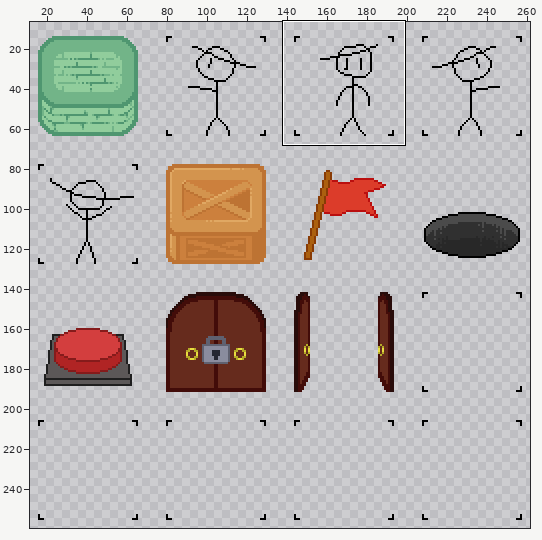
One commit to this sprite sheet: Assets/Sprites/GameMiniAssets_1.png. Above, an overview of the earlier version with the close-up marked.
Close-up. Old version:
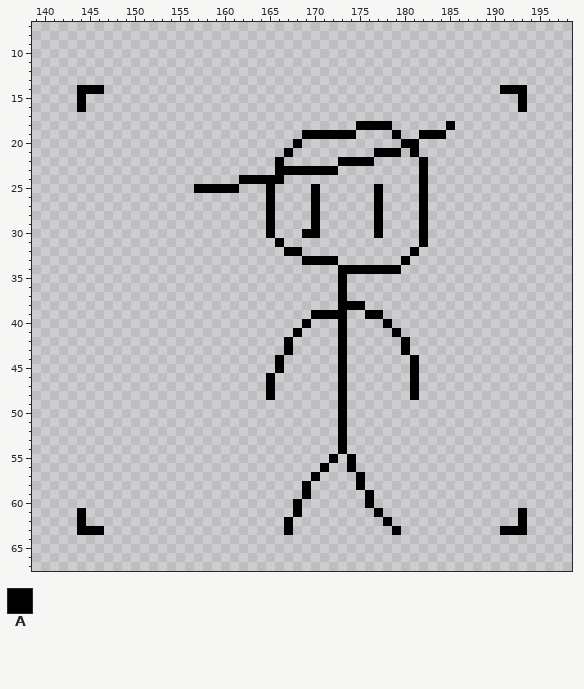
The file is 300x300 pixels. Colours within 5 levels of each other are drawn and written as one. Shown: x 139..198, y 7..67. The wide view leaves out empty margins. The commit also changed other parts of the picture, which this record leaves out.
Palette (. is transparent): A #000000
Pixels before (only the part around the change), first column x 139:
 8 ............................................................
 9 ............................................................
10 ............................................................
11 ............................................................
12 ............................................................
13 ............................................................
14 .....AAA............................................AAA.....
15 .....A................................................A.....
16 .....A................................................A.....
17 ............................................................
18 ....................................AAAA......A.............
19 ..............................AAAAAA....A..AAA..............
20 .............................A...........AA.................
21 ............................A.........AAA.A.................
22 ...........................A......AAAA.....A................
23 ...........................AAAAAAA.........A................
24 .......................AAAAA...............A................
25 ..................AAAAA...A....A......A....A................
26 ..........................A....A......A....A................
27 ..........................A....A......A....A................
28 ..........................A....A......A....A................
29 ..........................A....A......A....A................
30 ..........................A...AA......A....A................
31 ...........................A...............A................
32 ............................AA............A.................
33 ..............................AAAA.......A..................
34 ..................................AAAAAAA...................
35 ..................................A.........................
36 ..................................A.........................
37 ..................................A.........................
38 ..................................AAA.......................
39 ...............................AAAA..AA.....................
40 ..............................A...A....A....................
41 .............................A....A.....A...................
42 ............................A.....A......A..................
43 ............................A.....A......A..................
44 ...........................A......A.......A.................
45 ...........................A......A.......A.................
46 ..........................A.......A.......A.................
47 ..........................A.......A.......A.................
48 ..........................A.......A.......A.................
49 ..................................A.........................
50 ..................................A.........................
51 ..................................A.........................
52 ..................................A.........................
53 ..................................A.........................
54 ..................................A.........................
55 .................................A.A........................
56 ................................A..A........................
57 ...............................A....A.......................
58 ..............................A.....A.......................
59 ..............................A......A......................
60 .............................A.......A......................
61 .....A.......................A........A...............A.....
62 .....A......................A..........A..............A.....
63 .....AAA....................A...........A...........AAA.....
64 ............................................................
65 ............................................................
66 ............................................................
67 ............................................................
Once edited:
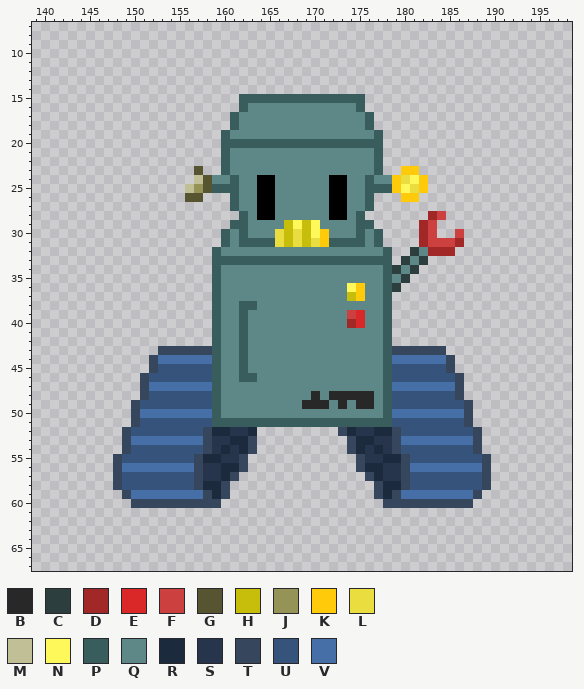
Colours new in this view: B #282828  C #2d3e3e  D #a22727  E #da2727  F #cd4040  G #575531  H #c7be0c  J #959355  K #ffca0a  L #e9dd40  M #c1bf96  N #fff85b  P #395d5d  Q #5e8787  R #1c2a3e  S #26354b  T #35465d  U #36537c  V #466fa8
Changes in this commit:
Changed rows in their new state; - is an unchanged pixel.
first column x 144:
14 ...--------------------------------------------...
15 .-----------------PPPPPPPPPPPPPP-----------------.
16 .-----------------PQQQQQQQQQQQQP-----------------.
17 -----------------PQQQQQQQQQQQQQQP-----------------
18 -----------------PQQQQQQQQQQQQQQP..------.--------
19 ----------------PQQQQQQQQQQQQQQQQP-.--...---------
20 ----------------PPPPPPPPPPPPPPPPPP--..------------
21 ----------------PQQQQQQQQQQQQQQQQP..-.------------
22 ----------------PQQQQQQQQQQQQQQQQP----.-----------
23 -------------G--PQQQQQQQQQQQQQQQQP--KK.-----------
24 -------------MGQQPQQ--QQQQQQAAQQPQQKLNK-----------
25 ------------MJGPPPQQA-QQQQQQAAQQPPPKNLK-----------
26 ------------GG---PQQA-QQQQQQAAQQP.--KK.-----------
27 -----------------PQQA-QQQQQQAAQQP.----.-----------
28 ------------------PQA-QQQQQQAAQP-.----.DF---------
29 -----------------PPQQQQHNHNQQQQPP.----DF----------
30 ----------------PQPQQQLHLHNKQQQPQP----DF--F-------
31 ----------------PQPPPPLHLHLKPPPPQP----DFFFD-------
32 ---------------PQQQQQQQQQQQQQQQQQQP--CQDDD--------
33 ---------------PPPPPPPPPPPPPPPPPPPP-CQC-----------
34 ---------------PQQQQQQQQQQQQQQQQQQPCQC------------
35 ---------------PQQQQQQQQQQQQQQQQQQPQC-------------
36 ---------------PQQQQQQQQQQQQQQNKQQPC--------------
37 ---------------PQQQQQQQQQQQQQQHKQQP---------------
38 ---------------PQQPPQQQQQQQQQQQQQQP---------------
39 ---------------PQQPQQQQQQQQQQQFEQQP---------------
40 ---------------PQQPQQQQQQQQQQQDEQQP---------------
41 ---------------PQQPQQQQQQQQQQQQQQQP.--------------
42 ---------------PQQPQQQQQQQQQQQQQQQP-.-------------
43 ---------TTTTTTPQQPQQQQQQQQQQQQQQQPTTTTTT---------
44 --------TVVVVVVPQQPQQQQQQQQQQQQQQQPVVVVVVT--------
45 --------TUUUUUUPQQPQQQQQQQQQQQQQQQPUUUUUUT--------
46 -------TUUUUUUUPQQPPQQQQQQQQQQQQQQPUUUUUUUT-------
47 -------TVVVVVVVPQQQQQQQQQQQQQQQQQQPVVVVVVVT-------
48 -------TUUUUUUUPQQQQQQQQQQBQBBBBBQPUUUUUUUT-------
49 ------TUUUUUUUUPQQQQQQQQQBBBQBQBBQPUUUUUUUUT------
50 ------TVVVVVVVVPQQQQQQQQQQQQQQQQQQPVVVVVVVVT------
51 ------TUUUUUUUUPPPPPPPPPPPPPPPPPPPPUUUUUUUUT------
52 -----TUUUUUUUUTRRSSR---------TRSSRRTUUUUUUUUT-----
53 -----TVVVVVVVVTSSRRT---------.TRRSSTVVVVVVVVT-----
54 -----TUUUUUUUUTSRSRT---------.TRSRSTUUUUUUUUT-----
55 ----TUUUUUUUUTRRSST---------.-.TSSRRTUUUUUUUUT----
56 ----TVVVVVVVVTSSRRT--------.--.TRRSSTVVVVVVVVT----
57 ----TUUUUUUUUTSSRT--------.----.TRSSTUUUUUUUUT----
58 ----TUUUUUUUUTRRT--------.-----.-TRRTUUUUUUUUT----
59 -----TVVVVVVVVTRT--------.------.TRTVVVVVVVVT-----
60 ------TTTTTTTTTT--------.-------.-TTTTTTTTTT------
61 .-----------------------.--------.---------------.
62 .----------------------.----------.--------------.
63 ...--------------------.-----------.-----------...
Changed places in both close-ups, as pixel boxes (x1, y1, x2, y2):
changed: (77, 85, 527, 535)
